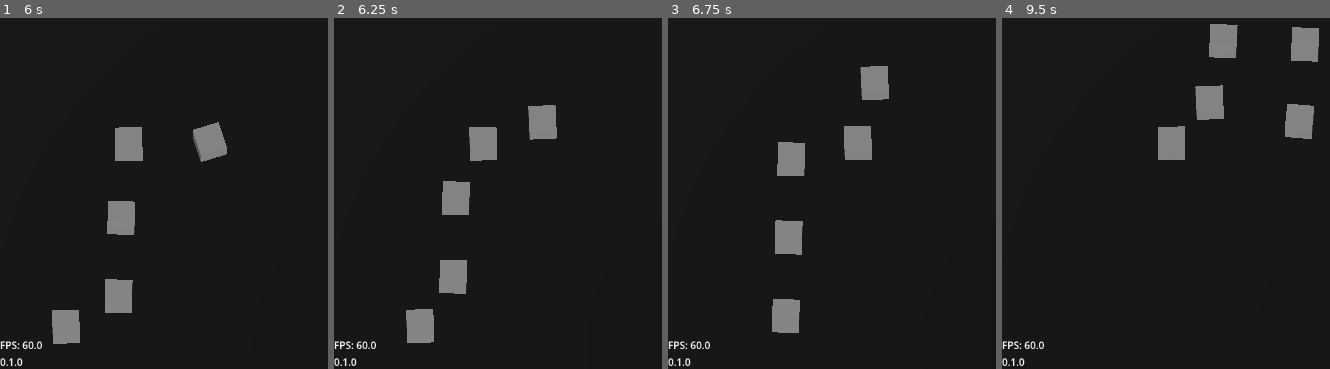
Above: before the commit, frames 1-4 (left to right).
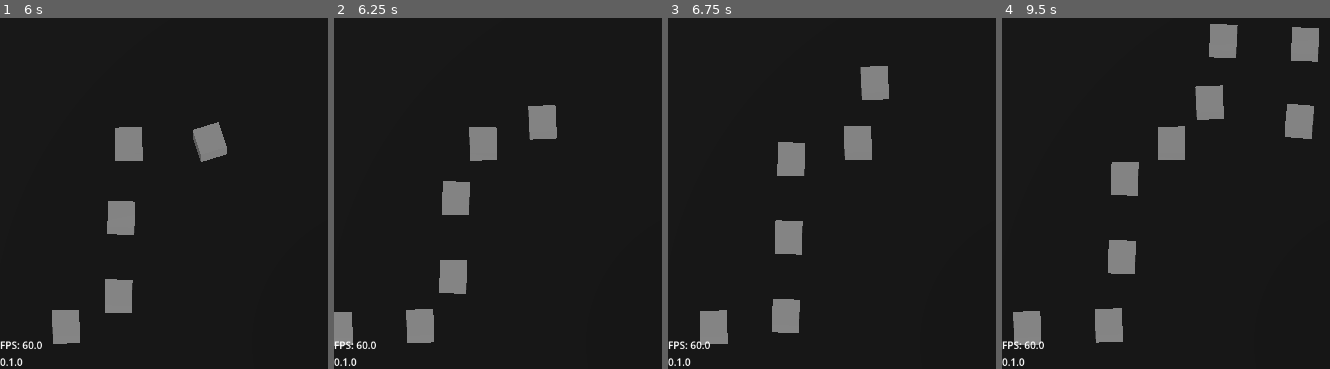
Above: after the commit, the same moments.

Repository: Grey-B/toy-defenders
Game: Godot game, scene res://src/core/main_game/main_game.tscn
Same seed, same stepped clock (60 frames per second), same inputs: the game is played once before the commit and once after it.
Inputs:
- Up to frame 1 (6 s): tap Enter at 0.5 s; tap I every 0.75 s from 0.6 to 5.85 s
- Up to frame 2 (6.25 s): no input
- Up to frame 3 (6.75 s): tap I at 6.6 s
- Up to frame 4 (9.5 s): tap I at 7.35, 8.1, 8.85 s

Frame 1 is identical in both runs. In frame 2, 0.5% of the frame differs, in the area x 0-6%, y 83-94%; in frame 3, 0.8%; in frame 4, 3.2%, in the area x 3-42%, y 41-94%.

Commit message:
Simplified spawn timer for now

Diff:
--- a/src/core/main_game/wave_spawner.gd
+++ b/src/core/main_game/wave_spawner.gd
@@ -8,7 +8,7 @@
 
 var level: BaseLevel
 var path: Path3D
-var wave_count: int = 1
+var wave_count: int = 5
 var wave_points: int
 var cur_points: int
 
@@ -18,8 +18,7 @@
 	wave_points = wave_count * 5
 	cur_points = wave_points
 
-	@warning_ignore("integer_division")
-	spawn_timer.wait_time = 1 / wave_count % 3
+	## TODO: Make timer get smaller in larger waves
 	spawn_timer.timeout.connect(spawn_enemies)
 
 
--- a/src/gameplay/projectiles/test_sword_projectile.tscn
+++ /dev/null
@@ -1,40 +0,0 @@
-[gd_scene format=3 uid="uid://c2cywo6pctl7f"]
-
-[ext_resource type="Script" uid="uid://ce8nsx53ji21p" path="res://src/gameplay/projectiles/base_projectile.gd" id="1_sbqgo"]
-
-[sub_resource type="BoxShape3D" id="BoxShape3D_6owma"]
-size = Vector3(2, 0.3, 1)
-
-[sub_resource type="BoxShape3D" id="BoxShape3D_sbqgo"]
-size = Vector3(2.2685547, 0.16674805, 1)
-
-[node name="TestSwordProjectile" type="CharacterBody3D" unique_id=1683809850 node_paths=PackedStringArray("hitbox", "duration_timer")]
-collision_layer = 0
-collision_mask = 0
-script = ExtResource("1_sbqgo")
-speed = 5.0
-hitbox = NodePath("Area3D")
-duration_timer = NodePath("Timer")
-metadata/_custom_type_script = "uid://ce8nsx53ji21p"
-
-[node name="CollisionShape3D" type="CollisionShape3D" parent="." unique_id=689524887]
-transform = Transform3D(1, 0, 0, 0, 1, 0, 0, 0, 1, 0, 0.2, 0)
-shape = SubResource("BoxShape3D_6owma")
-
-[node name="Timer" type="Timer" parent="." unique_id=867612322]
-process_callback = 0
-wait_time = 0.2
-one_shot = true
-autostart = true
-
-[node name="CSGBox3D" type="CSGBox3D" parent="." unique_id=1144271148]
-transform = Transform3D(1, 0, 0, 0, 1, 0, 0, 0, 1, 0, 0.21727344, 0)
-size = Vector3(2, 0.001, 1)
-
-[node name="Area3D" type="Area3D" parent="." unique_id=979786199]
-collision_layer = 16
-collision_mask = 4
-
-[node name="CollisionShape3D" type="CollisionShape3D" parent="Area3D" unique_id=2560959]
-transform = Transform3D(1, 0, 0, 0, 1, 0, 0, 0, 1, 0, 0.13171387, 0)
-shape = SubResource("BoxShape3D_sbqgo")
--- /dev/null
+++ b/src/resources/enemy data/test_enemy_2.tres
@@ -0,0 +1,7 @@
+[gd_resource type="Resource" script_class="EnemyData" format=3 uid="uid://drdq0fcyjyt7n"]
+
+[ext_resource type="Script" uid="uid://dqh80xmgt7r3e" path="res://src/resources/enemy data/enemy_data.gd" id="1_p05bh"]
+
+[resource]
+script = ExtResource("1_p05bh")
+metadata/_custom_type_script = "uid://dqh80xmgt7r3e"
